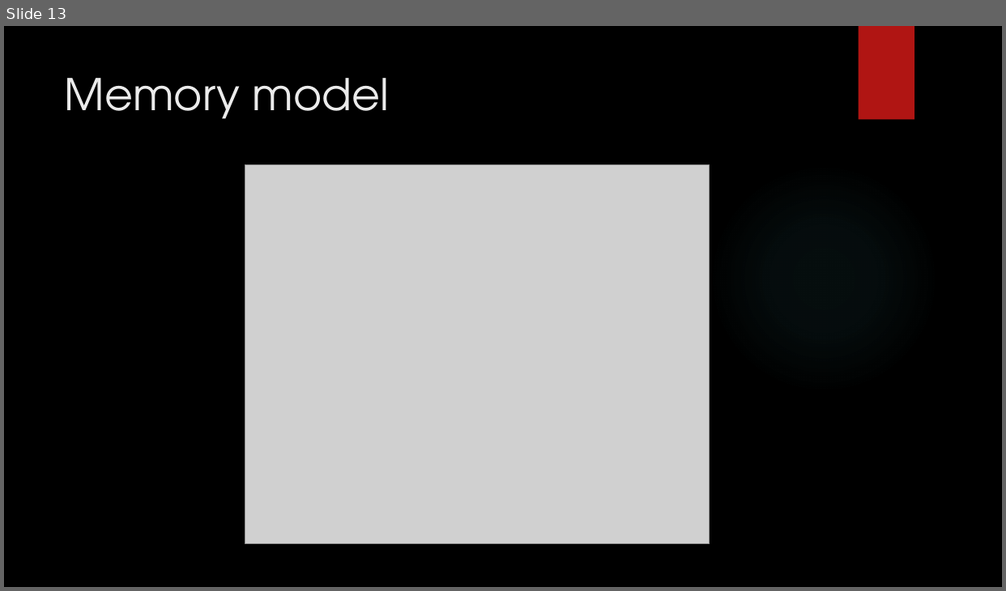
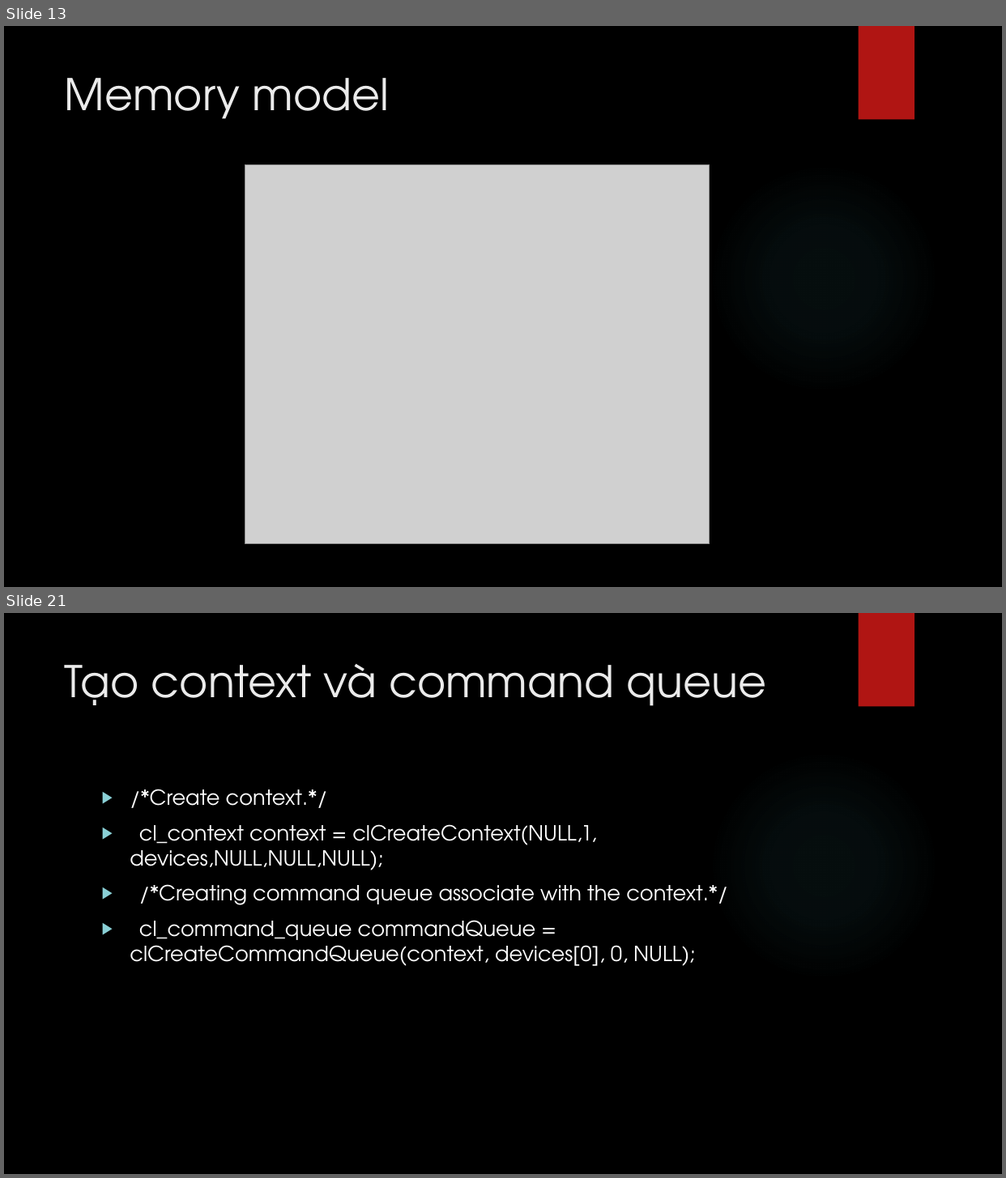
Before and after one commit to hailc91/Xlss, a slide deck: Project/bao cao/OpenCL.pptx. Shown one above the other, each under a label of ours: slide 13 before the commit, slides 13 and 21 after it; the slides between them are not shown. The pictures are 1006x591 and 1006x1178 pixels, drawn with LibreOffice and Linux fonts; fonts in the diff are those of the drawing; grey boxes stand for pictures; background and template pictures are left out. Boxes give left, top, right and bottom in pixels: in the first picture for what was removed or moved away, otherwise in the second. Text is boxed around its words. In the diff, an @@ line names an element or a change of style, - is before the commit and + after.

```diff
--- a/Project/bao cao/OpenCL.pptx
+++ b/Project/bao cao/OpenCL.pptx
@@ slide 21 added at (4, 613, 1002, 1174), background picture (left out); not listed: 2 template elements that a slide beside it also shows @@
@@ title added at (65, 664, 766, 706), 42 pt, text #EBEBEB @@
+Tạo context và command queue
@@ text added at (130, 789, 728, 966), 20 pt, text #FFFFFF @@
+▶ /*Create context.*/
+▶ cl_context context = clCreateContext(NULL,1, devices,NULL,NULL,NULL);
+▶ /*Creating command queue associate with the context.*/
+▶ cl_command_queue commandQueue = clCreateCommandQueue(context, devices[0], 0, NULL);
```
Also in this commit, not shown: 4 slides changed, 17 other slides added.
